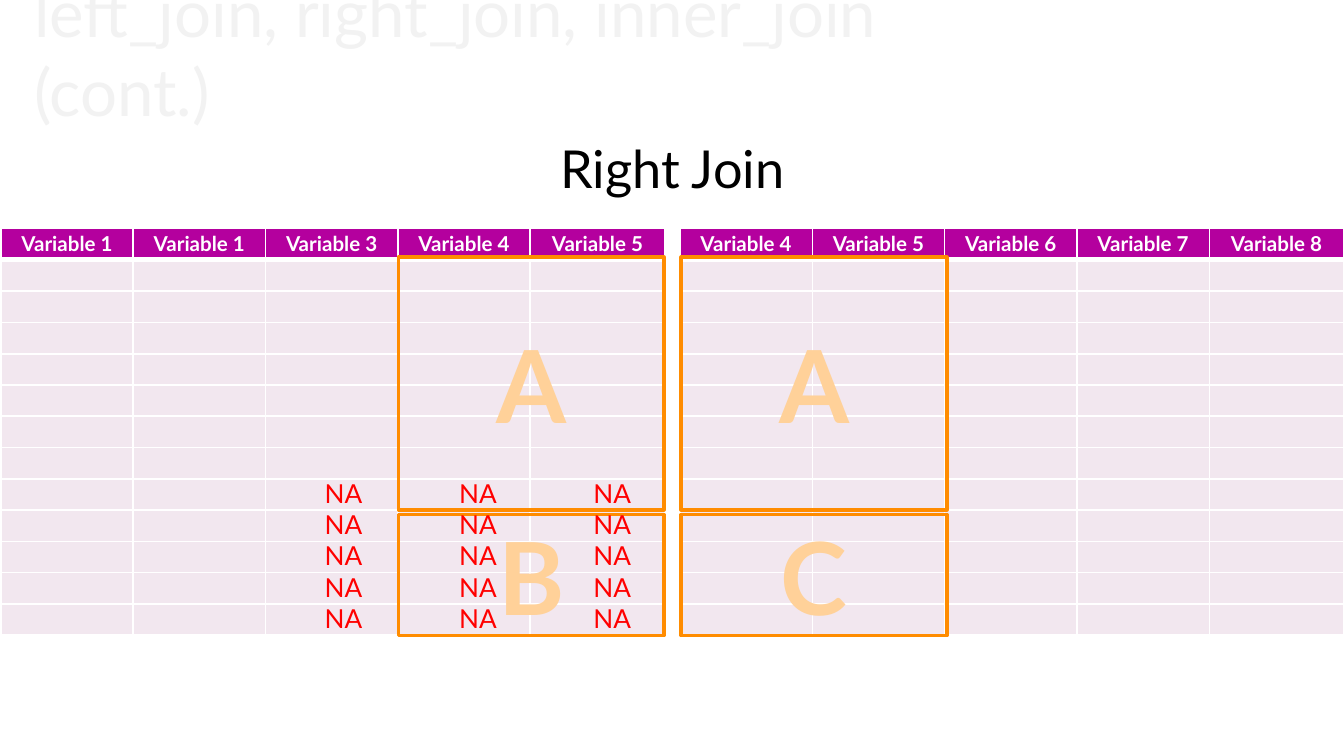
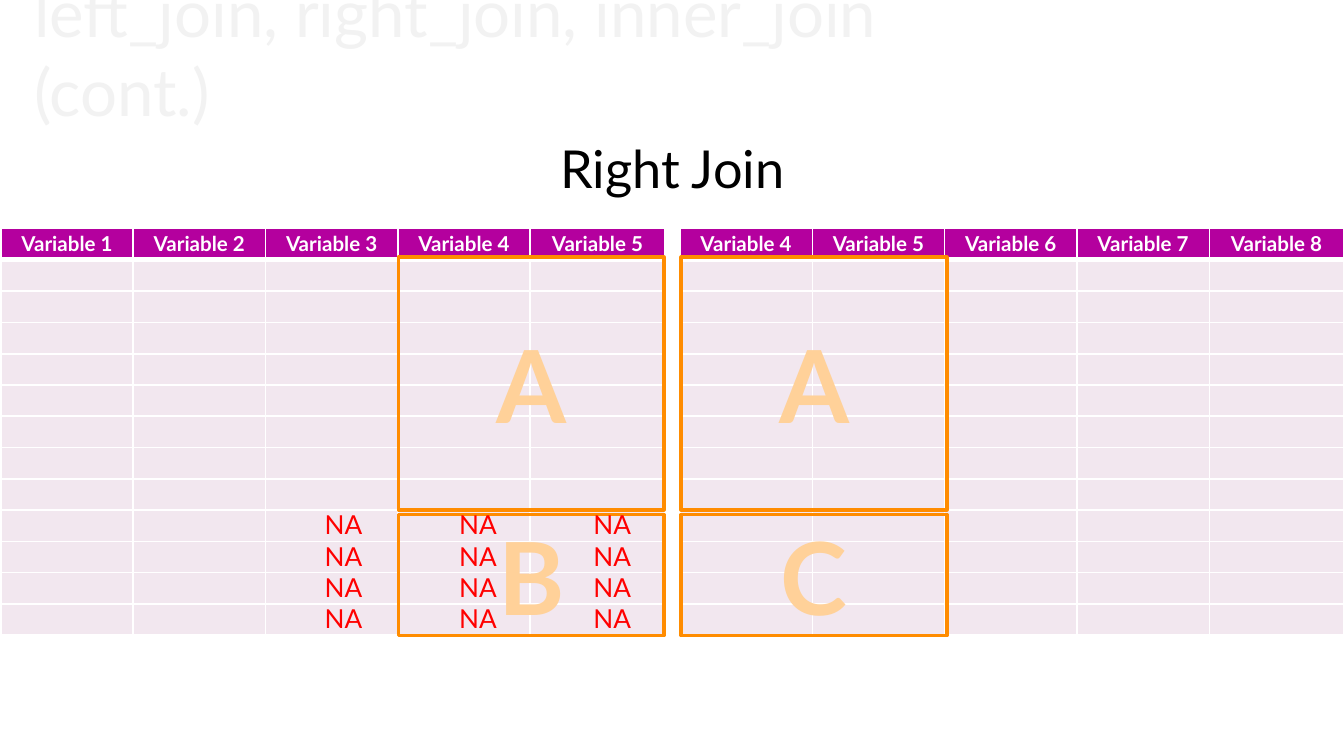
Before and after one commit to yinkaihsu/MSP-Lecture-R-Introduction, a slide deck: slide 17 of MSP_RIntoduction_IanHsu_20171025.pptx (slide 16 before the commit). Drawn at 1344x756 pixels with LibreOffice and Linux fonts; fonts in the diff are those of the drawing; background and template pictures are left out. Boxes give left, top, right and bottom in pixels: in the first picture for what was removed or moved away, otherwise in the second. Text is boxed around its words. In the diff, an @@ line names an element or a change of style, - is before the commit and + after.

```diff
--- a/MSP_RIntoduction_IanHsu_20171025.pptx
+++ b/MSP_RIntoduction_IanHsu_20171025.pptx
@@ table at (1,228,663,636) @@
-row 1, column 2: Variable 1
+row 1, column 2: Variable 2
@@ text "NA NA NA": place and size @@
-text "NA NA NA" at (325,484,631,628)
+text "NA NA NA" at (325,513,631,628)
```
Also in this commit, not shown: 6 other slides changed, 1 slide added.
